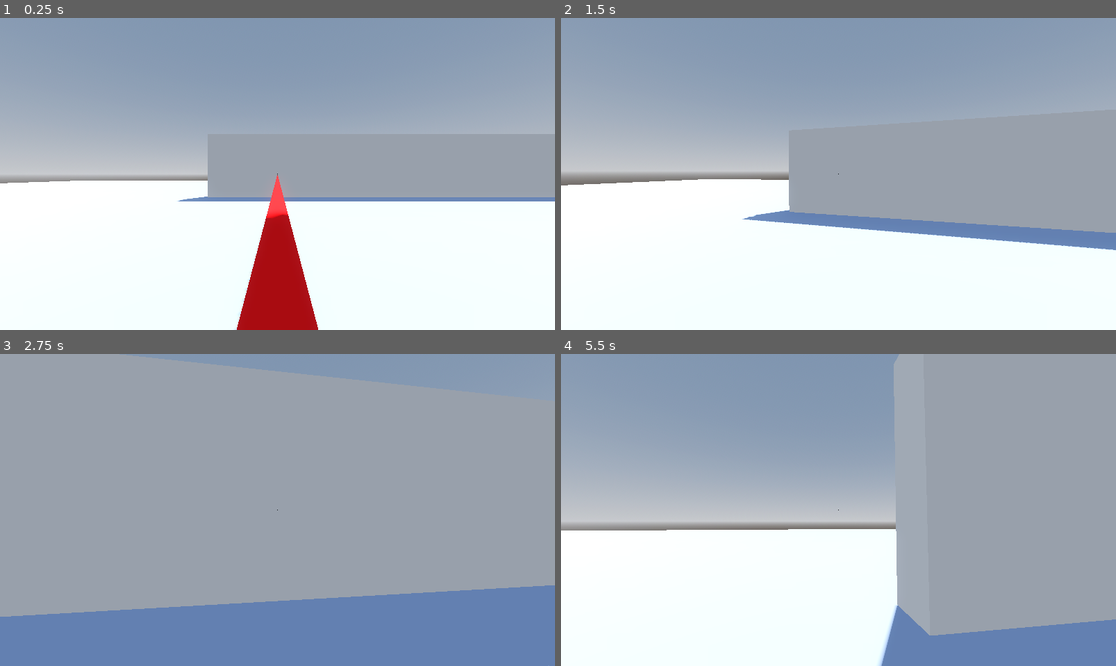
Above: before the commit, frames 1-4 (two rows, left to right).
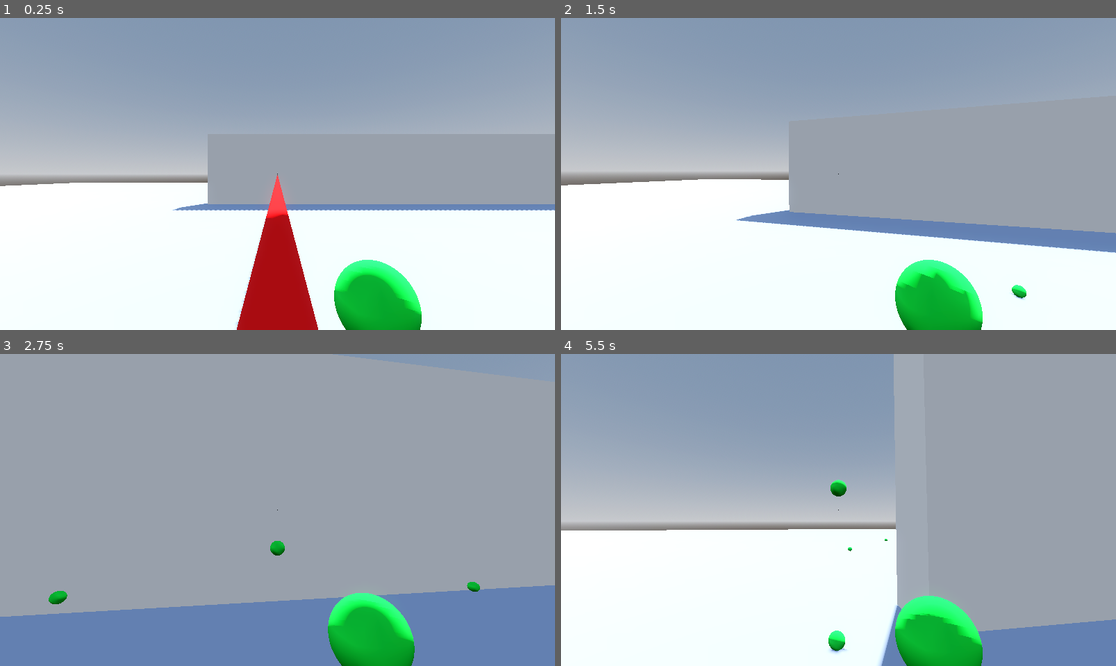
Above: after the commit, the same moments.

Repository: Thorneel/RealTimeAutostereogram
Game: Godot game, scene res://Scenes/TestEnvironment/test_environment.tscn
Two runs of this game, one before a commit and one after it. Both use one fixed random seed, a clock stepped at 60 frames per second and the inputs below.
Inputs (mouse positions are in pixels of both pictures, inside the frame that each line leads up to):
- Up to frame 1 (0.25 s): no input
- Up to frame 2 (1.5 s): tap Enter (toggle_screen_in_autostereogram) at 0.5 s; move the mouse to (866, 174) at 0.52 s; hold W (forwards) from 0.53 s (still down); click (866, 174) at 0.6 s; tap Space (jump) at 0.77 s; move the mouse to (810, 174) at 1.27 s; tap Q (laser) at 1.35 s
- Up to frame 3 (2.75 s): keep holding W (forwards); tap Space (jump) at 1.52 s; click (249, 510) at 1.55 s; move the mouse to (288, 503) at 2.02 s; right-click (288, 503) at 2.1 s; click (288, 503) at 2.3 s
- Up to frame 4 (5.5 s): move the mouse to (810, 572) at 2.77 s; click (810, 572) at 2.85 s; tap Space (jump) at 3.02, 3.77, 4.52 s; move the mouse to (1005, 556) at 3.52 s; release W (forwards) at 3.53 s; hold A (left) 3.53-5.03 s; tap Backspace (toggle_autostereogram) at 3.6 s; click (1005, 556) at 3.8 s; move the mouse to (672, 463) at 4.27 s; tap Enter (toggle_screen_in_autostereogram) at 4.35 s; click (672, 463) at 4.55 s; move the mouse to (866, 510) at 5.02 s; hold S (backwards) from 5.03 s (still down); tap E (use) at 5.1 s; click (866, 510) at 5.3 s

The runs differ from the first frame. In frame 1, 5.9% of the frame differs, in the area x 0-100%, y 52-100%; in frame 2, 3.6%; in frame 3, 3.6%; in frame 4, 3.2%.

Commit message:
Added a ball that the character can shoot, creating a new ball each time Holidng the shoot button will cause the ball to be shot harder Note: the hold shoot animation doesn't work correctly at the moment

Diff:
--- /dev/null
+++ b/Scenes/Ball/ball.gd
@@ -0,0 +1,24 @@
+class_name ThrowingBall
+extends RigidBody3D
+
+
+@onready var collision_shape:CollisionShape3D = $CollisionShape3D
+
+
+# Called when the node enters the scene tree for the first time.
+func _ready():
+	pass # Replace with function body.
+
+
+# Called every frame. 'delta' is the elapsed time since the previous frame.
+func _process(delta):
+	pass
+
+
+func toggle_physics():
+	collision_shape.disabled = !collision_shape.disabled
+
+func throw(force:float):
+	var throw_vector:Vector3 = global_transform.basis.z * -1. * force
+
+	apply_central_impulse(throw_vector)
--- /dev/null
+++ b/Scenes/Ball/ball.tscn
@@ -0,0 +1,28 @@
+[gd_scene load_steps=6 format=3 uid="uid://dwrc3pcai0kgo"]
+
+[ext_resource type="Script" path="res://Scenes/Ball/ball.gd" id="1_75iub"]
+
+[sub_resource type="PhysicsMaterial" id="PhysicsMaterial_mupvj"]
+
+[sub_resource type="SphereShape3D" id="SphereShape3D_jpaq7"]
+resource_local_to_scene = true
+radius = 0.1
+
+[sub_resource type="StandardMaterial3D" id="StandardMaterial3D_hyrak"]
+albedo_color = Color(0, 0.945098, 0.231373, 1)
+
+[sub_resource type="SphereMesh" id="SphereMesh_o46gm"]
+resource_local_to_scene = true
+material = SubResource("StandardMaterial3D_hyrak")
+radius = 0.1
+height = 0.2
+
+[node name="Ball" type="RigidBody3D"]
+physics_material_override = SubResource("PhysicsMaterial_mupvj")
+script = ExtResource("1_75iub")
+
+[node name="CollisionShape3D" type="CollisionShape3D" parent="."]
+shape = SubResource("SphereShape3D_jpaq7")
+
+[node name="MeshInstance3D" type="MeshInstance3D" parent="."]
+mesh = SubResource("SphereMesh_o46gm")
--- a/Scenes/Player/player.gd
+++ b/Scenes/Player/player.gd
@@ -4,20 +4,36 @@
 const SPEED = 5.0
 const JUMP_VELOCITY = 4.5
 
+const MIN_THROW_FORCE = 10.
+const MAX_THROW_FORCE = 100.
+const THROW_FORCE_INCREASE_FACTOR = 20.
+
+
 @onready var camera = $Camera3D
 ## The mesh on which the autostereogram is projected
 @onready var proj_mesh:MeshInstance3D = $Camera3D/ScreenProjectionMesh
 @onready var shoot_beam_mesh:MeshInstance3D = $Camera3D/ShootBeamMesh
 
+var ball_scene = preload("res://Scenes/Ball/ball.tscn")
+@onready var ball:RigidBody3D = $Camera3D/Weapon/Ball
+@onready var ball_anim_player:AnimationPlayer = $Camera3D/Weapon/BallAnimationPlayer
+
+@onready var launch_point:Node3D = $Camera3D/launch_point
+
+
 # Get the gravity from the project settings to be synced with RigidBody nodes.
 var gravity = ProjectSettings.get_setting("physics/3d/default_gravity")
 
 var is_mouse_captured:bool
+var is_shooting:bool = false
+var throw_force = MIN_THROW_FORCE
+
 
 
 func _ready():
 	Input.mouse_mode = Input.MOUSE_MODE_CAPTURED
 	is_mouse_captured = true
+	ball.toggle_physics()
 
 
 func _unhandled_input(event):
@@ -73,15 +89,45 @@
 		velocity.x = move_toward(velocity.x, 0, SPEED)
 		velocity.z = move_toward(velocity.z, 0, SPEED)
 
+	if (is_shooting):
+		throw_force += delta * THROW_FORCE_INCREASE_FACTOR
+	else:
+		if input_dir != Vector2.ZERO and is_on_floor():
+			ball_anim_player.play("move")
+		else:
+			ball_anim_player.play("RESET")
+
 	move_and_slide()
+
+#	# TODO remove after testing
+#	if (is_shooting):
+#		launch_ball()
 
 
 func start_shooting():
-	pass
+	# FIXME why doesn't the second anim play
+#	ball_anim_player.play("prepare_throw")
+#	ball_anim_player.queue("hold_throw")
+	ball_anim_player.play("hold_throw")
+	throw_force = MIN_THROW_FORCE
+	is_shooting = true
 
 
 func stop_shooting():
-	pass
+	launch_ball()
+	is_shooting = false
+
+
+func launch_ball():
+	ball_anim_player.play("after_throwing")
+	var new_ball:ThrowingBall = ball_scene.instantiate()
+	get_parent().add_child(new_ball)
+#	new_ball.global_position = launch_point.global_position
+	new_ball.global_transform = launch_point.global_transform
+	launch_point.get_global_transform()
+	new_ball.throw(throw_force)
+	#TODO add correct impulse
+#	new_ball.apply_central_impulse(Vector3(10., 10., 10.))
 
 
 func toggle_laser():
--- a/Scenes/Player/player.tscn
+++ b/Scenes/Player/player.tscn
@@ -1,8 +1,9 @@
-[gd_scene load_steps=8 format=3 uid="uid://dmp03r3e0fha3"]
+[gd_scene load_steps=15 format=3 uid="uid://dmp03r3e0fha3"]
 
 [ext_resource type="Script" path="res://Scenes/Player/player.gd" id="1_4jd05"]
 [ext_resource type="PackedScene" uid="uid://bmjtlxk5ehrr4" path="res://Scenes/ScreenProjectionMesh/screen_projection_mesh.tscn" id="2_3uow2"]
 [ext_resource type="Texture2D" uid="uid://b8gpa7i0tatbj" path="res://Scenes/ScreenProjectionMesh/reticle_dot_small.png" id="3_s5j4t"]
+[ext_resource type="PackedScene" uid="uid://dwrc3pcai0kgo" path="res://Scenes/Ball/ball.tscn" id="4_tvaa7"]
 
 [sub_resource type="CapsuleMesh" id="CapsuleMesh_2lxlu"]
 
@@ -14,6 +15,107 @@
 [sub_resource type="BoxMesh" id="BoxMesh_ljxg5"]
 material = SubResource("StandardMaterial3D_js6rt")
 size = Vector3(0.05, 0.01, 10000)
+
+[sub_resource type="Animation" id="Animation_24bn7"]
+length = 0.001
+tracks/0/type = "value"
+tracks/0/imported = false
+tracks/0/enabled = true
+tracks/0/path = NodePath("Ball:position")
+tracks/0/interp = 1
+tracks/0/loop_wrap = true
+tracks/0/keys = {
+"times": PackedFloat32Array(0),
+"transitions": PackedFloat32Array(1),
+"update": 0,
+"values": [Vector3(0, 0, 0)]
+}
+tracks/1/type = "value"
+tracks/1/imported = false
+tracks/1/enabled = true
+tracks/1/path = NodePath("Ball:rotation")
+tracks/1/interp = 1
+tracks/1/loop_wrap = true
+tracks/1/keys = {
+"times": PackedFloat32Array(0),
+"transitions": PackedFloat32Array(1),
+"update": 0,
+"values": [Vector3(0, 0, 0)]
+}
+
+[sub_resource type="Animation" id="Animation_xdpvw"]
+resource_name = "move"
+loop_mode = 1
+step = 0.05
+tracks/0/type = "value"
+tracks/0/imported = false
+tracks/0/enabled = true
+tracks/0/path = NodePath("Ball:position")
+tracks/0/interp = 1
+tracks/0/loop_wrap = true
+tracks/0/keys = {
+"times": PackedFloat32Array(0, 0.245647, 0.5, 0.75),
+"transitions": PackedFloat32Array(0.5, 2, 0.5, 2),
+"update": 0,
+"values": [Vector3(0, 0, 0), Vector3(-0.02, 0.01, 0), Vector3(0, 0, 0), Vector3(0.02, 0.01, 0)]
+}
+
+[sub_resource type="Animation" id="Animation_acn2c"]
+resource_name = "prepare_throw"
+step = 0.01
+tracks/0/type = "value"
+tracks/0/imported = false
+tracks/0/enabled = true
+tracks/0/path = NodePath("Ball:position")
+tracks/0/interp = 1
+tracks/0/loop_wrap = true
+tracks/0/keys = {
+"times": PackedFloat32Array(0, 1),
+"transitions": PackedFloat32Array(2, 0.5),
+"update": 0,
+"values": [Vector3(-0.25, 0.2, 0), Vector3(-0.25, 0.2, 0.025)]
+}
+
+[sub_resource type="Animation" id="Animation_a4jak"]
+resource_name = "after_throwing"
+length = 0.3
+tracks/0/type = "value"
+tracks/0/imported = false
+tracks/0/enabled = true
+tracks/0/path = NodePath("Ball:position")
+tracks/0/interp = 1
+tracks/0/loop_wrap = true
+tracks/0/keys = {
+"times": PackedFloat32Array(0, 0.3),
+"transitions": PackedFloat32Array(0.5, 0.5),
+"update": 0,
+"values": [Vector3(0, 0, 0.284175), Vector3(0, 0, 0)]
+}
+
+[sub_resource type="Animation" id="Animation_xtsut"]
+resource_name = "hold_throw"
+loop_mode = 1
+tracks/0/type = "value"
+tracks/0/imported = false
+tracks/0/enabled = true
+tracks/0/path = NodePath("Ball:rotation")
+tracks/0/interp = 1
+tracks/0/loop_wrap = true
+tracks/0/keys = {
+"times": PackedFloat32Array(0, 1),
+"transitions": PackedFloat32Array(1, 1),
+"update": 0,
+"values": [Vector3(0, 0, 0), Vector3(0, 0, 0)]
+}
+
+[sub_resource type="AnimationLibrary" id="AnimationLibrary_kwf73"]
+_data = {
+"RESET": SubResource("Animation_24bn7"),
+"after_throwing": SubResource("Animation_a4jak"),
+"hold_throw": SubResource("Animation_xtsut"),
+"move": SubResource("Animation_xdpvw"),
+"prepare_throw": SubResource("Animation_acn2c")
+}
 
 [node name="Player" type="CharacterBody3D"]
 script = ExtResource("1_4jd05")
@@ -28,6 +130,7 @@
 transform = Transform3D(1, 0, 0, 0, 1, 0, 0, 0, 1, 0, 0.5, 0)
 
 [node name="ScreenProjectionMesh" parent="Camera3D" instance=ExtResource("2_3uow2")]
+visible = false
 
 [node name="ReticleSprite" type="Sprite3D" parent="Camera3D"]
 transform = Transform3D(1, 0, 0, 0, 1, 0, 0, 0, 1, 0, 0, -1)
@@ -41,3 +144,16 @@
 [node name="ShootBeamMesh" type="MeshInstance3D" parent="Camera3D"]
 transform = Transform3D(1, 0, 0, 0, 1, 0, 0, 0, 1, 0, -0.1, 0)
 mesh = SubResource("BoxMesh_ljxg5")
+
+[node name="Weapon" type="Node3D" parent="Camera3D"]
+transform = Transform3D(1, 0, 0, 0, 1, 0, 0, 0, 1, 0.25, -0.33, -0.525)
+
+[node name="Ball" parent="Camera3D/Weapon" instance=ExtResource("4_tvaa7")]
+
+[node name="BallAnimationPlayer" type="AnimationPlayer" parent="Camera3D/Weapon"]
+libraries = {
+"": SubResource("AnimationLibrary_kwf73")
+}
+
+[node name="launch_point" type="Node3D" parent="Camera3D"]
+transform = Transform3D(1, 0, 0, 0, 1, 0, 0, 0, 1, 0, 0, -0.75)
--- a/Scenes/TestEnvironment/test_environment.tscn
+++ b/Scenes/TestEnvironment/test_environment.tscn
@@ -22,15 +22,15 @@
 resource_local_to_scene = true
 albedo_color = Color(0.596078, 0.658824, 0.796078, 1)
 
-[sub_resource type="BoxMesh" id="BoxMesh_7ir3i"]
+[sub_resource type="BoxMesh" id="BoxMesh_t5k1h"]
 resource_local_to_scene = true
 material = SubResource("StandardMaterial3D_7tndr")
-size = Vector3(100, 1, 100)
+size = Vector3(100, 20, 100)
 
 [sub_resource type="StandardMaterial3D" id="StandardMaterial3D_w468y"]
 resource_local_to_scene = true
 
-[sub_resource type="BoxMesh" id="BoxMesh_6021u"]
+[sub_resource type="BoxMesh" id="BoxMesh_5n5va"]
 resource_local_to_scene = true
 material = SubResource("StandardMaterial3D_w468y")
 size = Vector3(30, 10, 1)
@@ -95,26 +95,27 @@
 [node name="WorldMeshes" type="Node" parent="."]
 
 [node name="GroundBlock" parent="WorldMeshes" instance=ExtResource("2_jgjud")]
-mesh = SubResource("BoxMesh_7ir3i")
+transform = Transform3D(1, 0, 0, 0, 1, 0, 0, 0, 1, 0, -10, 0)
+mesh = SubResource("BoxMesh_t5k1h")
 
 [node name="WallBlock" parent="WorldMeshes" instance=ExtResource("2_jgjud")]
 transform = Transform3D(1, 0, 0, 0, 1, 0, 0, 0, 1, 10, 0, -15)
-mesh = SubResource("BoxMesh_6021u")
+mesh = SubResource("BoxMesh_5n5va")
 skeleton = NodePath("../..")
 
 [node name="LowPlatformBlock" parent="WorldMeshes" instance=ExtResource("2_jgjud")]
 transform = Transform3D(1, 0, 0, 0, 1, 0, 0, 0, 1, 20, 0, 0)
-mesh = SubResource("BoxMesh_f7g0p")
+mesh = SubResource("BoxMesh_e68my")
 skeleton = NodePath("../WallBlock")
 
 [node name="MedPlatformBlock" parent="WorldMeshes" instance=ExtResource("2_jgjud")]
 transform = Transform3D(1, 0, 0, 0, 1, 0, 0, 0, 1, 20, 1.9, 4.5)
-mesh = SubResource("BoxMesh_qe2ks")
+mesh = SubResource("BoxMesh_y3s1e")
 skeleton = NodePath("")
 
 [node name="HighPlatformBlock" parent="WorldMeshes" instance=ExtResource("2_jgjud")]
 transform = Transform3D(1, 0, 0, 0, 1, 0, 0, 0, 1, 20, 2.8, 9)
-mesh = SubResource("BoxMesh_bd7tw")
+mesh = SubResource("BoxMesh_wolbp")
 skeleton = NodePath("")
 
 [node name="RampMesh" type="MeshInstance3D" parent="WorldMeshes"]
Not shown: 5 places in Scenes/TestEnvironment/test_environment.tscn that only renumber resources
